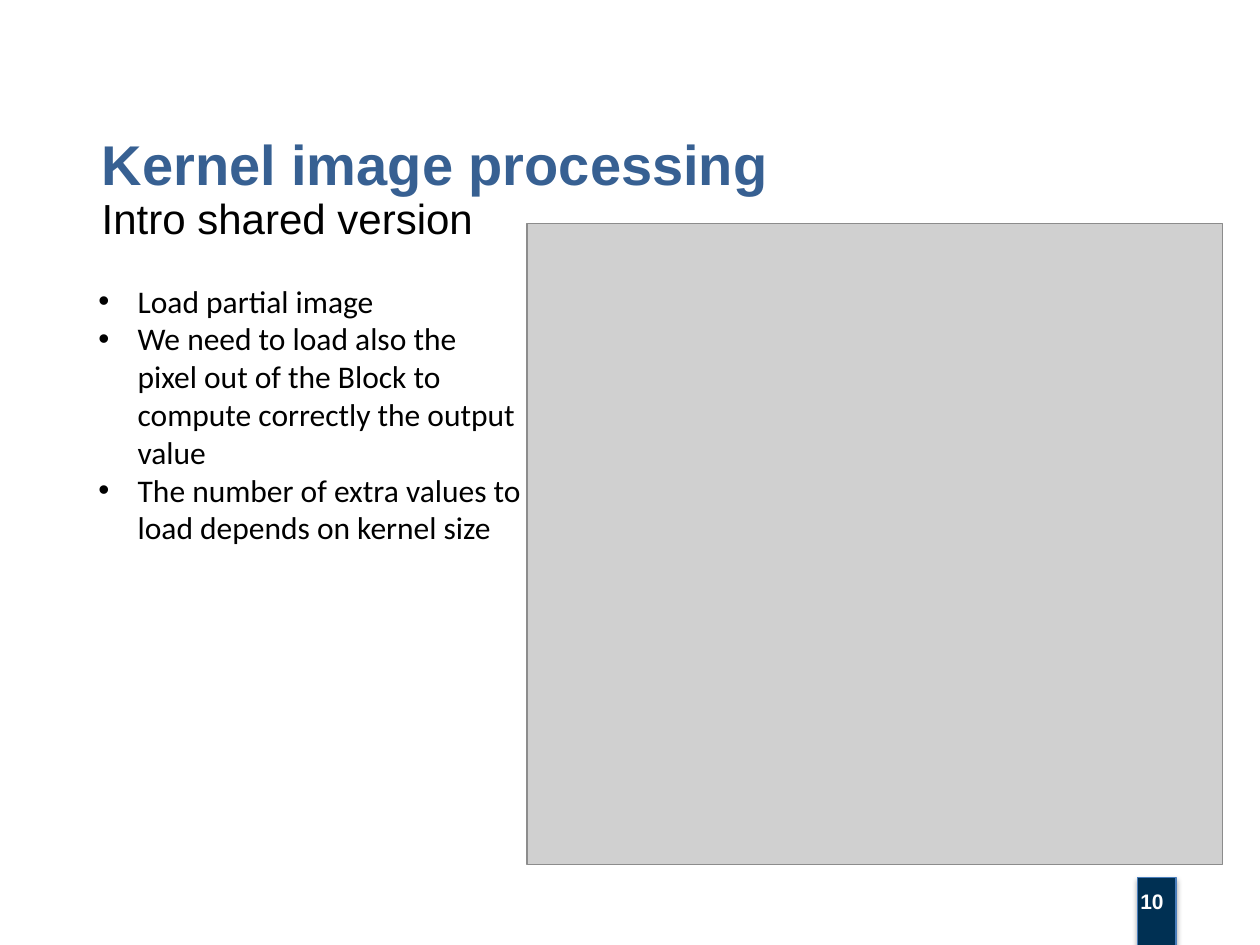
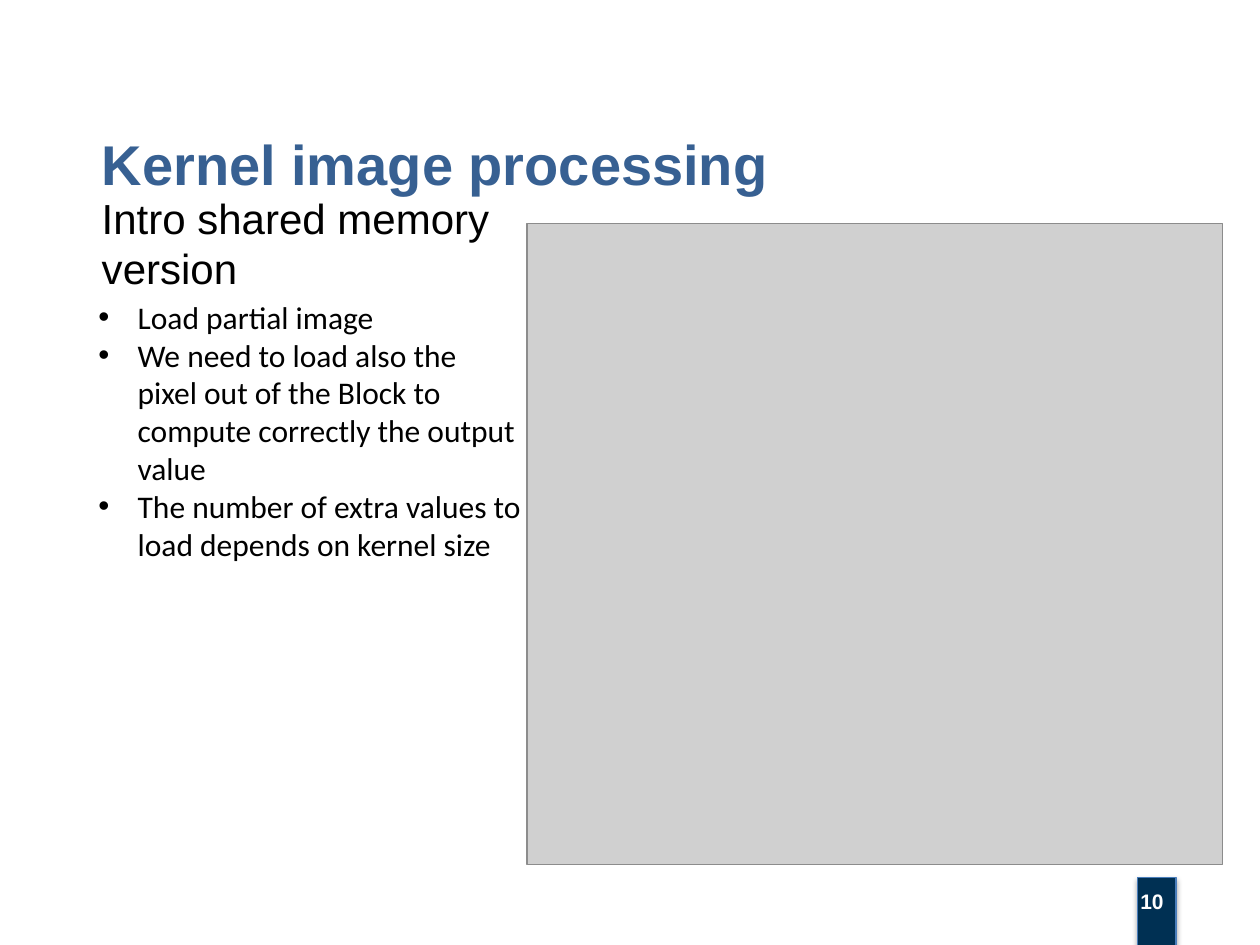
Before and after one commit to villifCoder559/KernelImageProcessing, a slide deck: slide 10 of project_report/kernel_image_processing_presentation.pptx. Drawn at 1260x945 pixels with LibreOffice and Linux fonts; fonts in the diff are those of the drawing; grey boxes stand for pictures; background and template pictures are left out. Boxes give left, top, right and bottom in pixels: in the first picture for what was removed or moved away, otherwise in the second. Text is boxed around its words. In the diff, an @@ line names an element or a change of style, - is before the commit and + after.

```diff
--- a/project_report/kernel_image_processing_presentation.pptx
+++ b/project_report/kernel_image_processing_presentation.pptx
@@ text at bbox=[102, 203, 489, 285]: text changed @@
-Intro shared version
+Intro shared memory
+version
@@ text "Load partial image": place and size @@
-text "Load partial image" at bbox=[138, 291, 521, 544]
+text "Load partial image" at bbox=[138, 307, 521, 561]
```
Also in this commit, not shown: 3 other slides changed.
